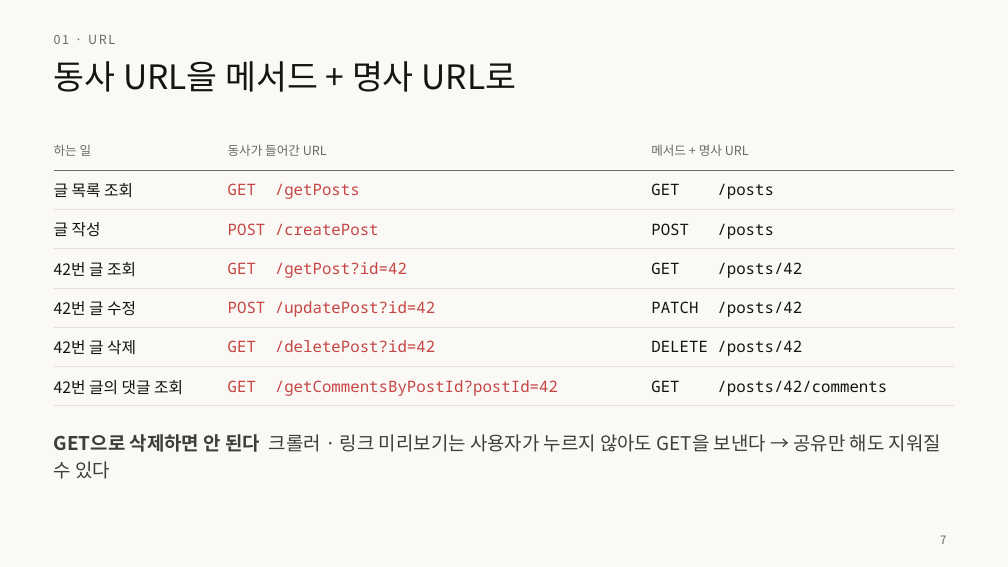
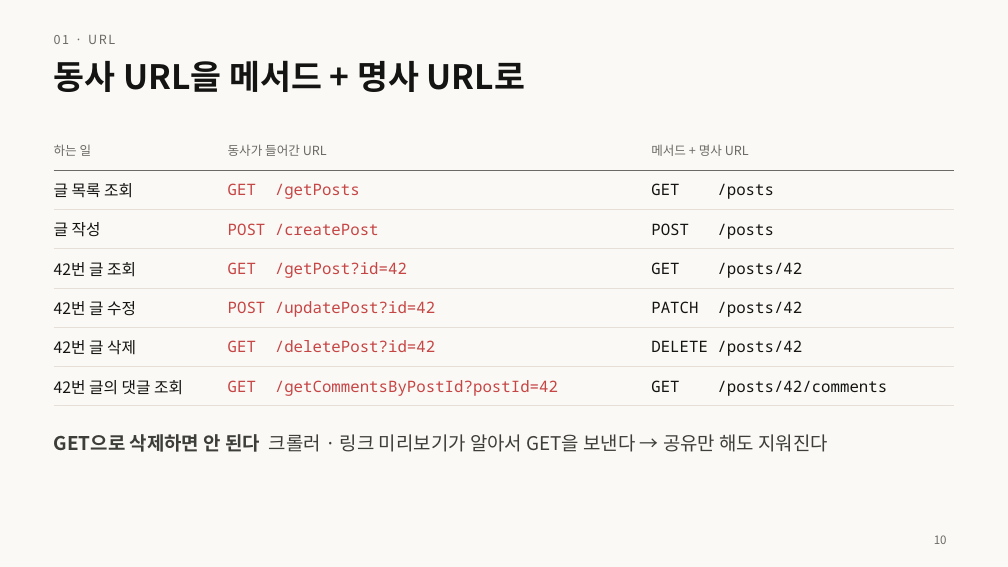
Before and after one commit to home-blog/docs-RESTful, a slide deck: slide 10 of 발표/RESTful-API-설계.pptx (slide 7 before the commit). Drawn at 1008x567 pixels with LibreOffice and Linux fonts; fonts in the diff are those of the drawing. Boxes give left, top, right and bottom in pixels: in the first picture for what was removed or moved away, otherwise in the second. Text is boxed around its words. In the diff, an @@ line names an element or a change of style, - is before the commit and + after.

```diff
--- a/발표/RESTful-API-설계.pptx
+++ b/발표/RESTful-API-설계.pptx
@@ title "동사 URL을 메서드 + 명사 ..." at [54, 60, 525, 92]: bold on @@
@@ text at [54, 434, 828, 452]: text changed @@
-GET으로 삭제하면 안 된다 크롤러 · 링크 미리보기는 사용자가 누르지 않아도 GET을 보낸다 → 공유만 해도 지워질 수 있다
+GET으로 삭제하면 안 된다 크롤러 · 링크 미리보기가 알아서 GET을 보낸다 → 공유만 해도 지워진다
@@ page number at [934, 535, 947, 544]: text changed @@
-7
+10
```
Also in this commit, not shown: 32 other slides changed, 8 slides added, 1 slide removed, 10 other files.
